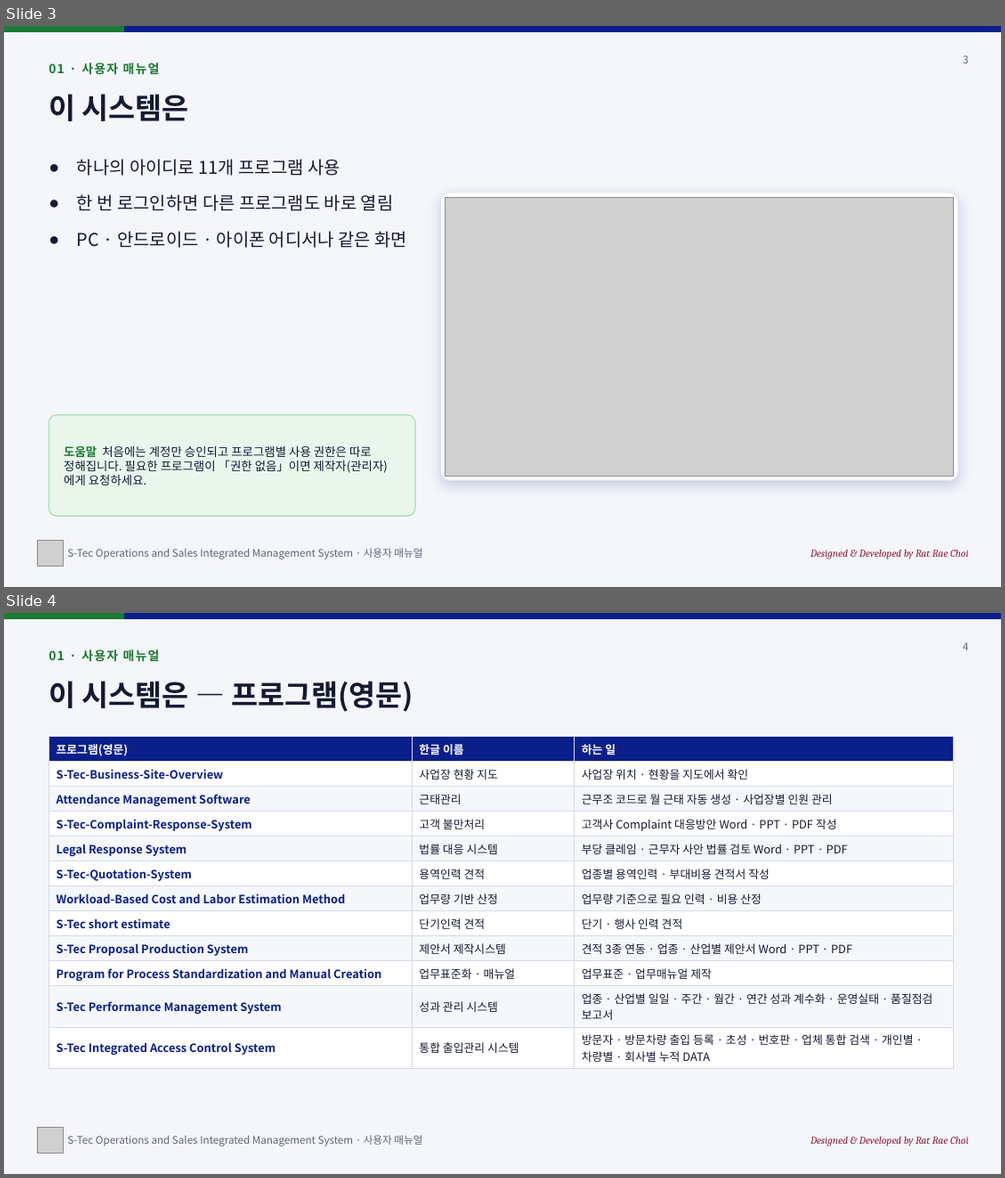
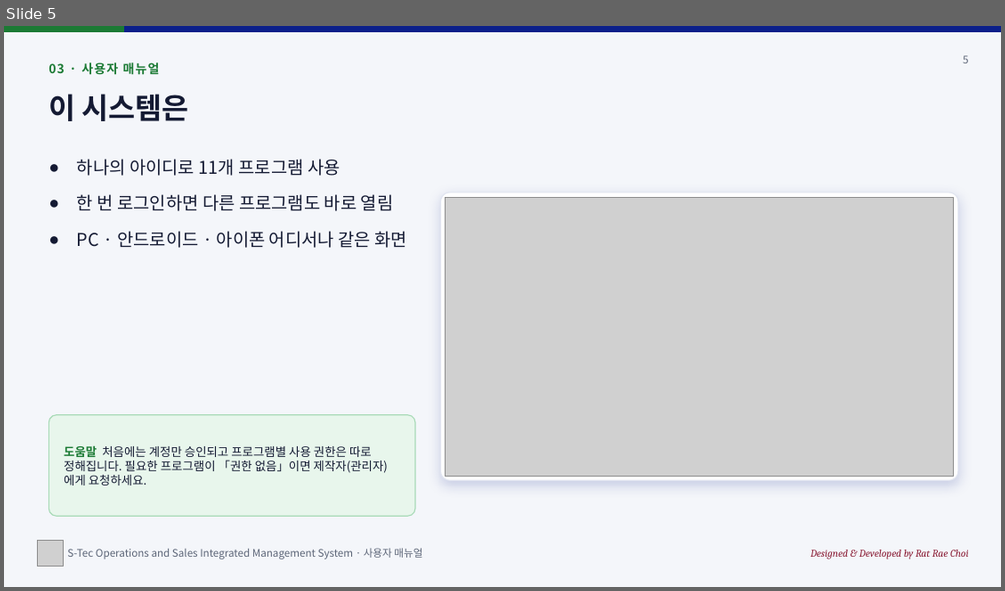
Before and after one commit to sadness500-boop/S-Tec-Operations-and-Sales-Integrated-Management-System, a slide deck: manuals/stec-user-manual.pptx. Shown one above the other, each under a label of ours: slides 3 and 4 before the commit, slide 5 after it. The pictures are 1005x1178 and 1005x591 pixels, drawn with LibreOffice and Linux fonts; fonts in the diff are those of the drawing; grey boxes stand for pictures. Boxes give left, top, right and bottom in pixels: in the first picture for what was removed or moved away, otherwise in the second. Text is boxed around its words. In the diff, an @@ line names an element or a change of style, - is before the commit and + after.

```diff
--- a/manuals/stec-user-manual.pptx
+++ b/manuals/stec-user-manual.pptx
@@ slide 4 removed at (4,613,1001,1174), background #F4F6FA @@
@@ rectangle removed at (4,613,1001,619) @@
@@ rectangle removed at (4,613,123,619) @@
@@ text removed at (48,649,160,662) @@
-01 · 사용자 매뉴얼
@@ text removed at (963,642,968,650) @@
-4
@@ text removed at (48,681,413,712) @@
-이 시스템은 — 프로그램(영문)
@@ table removed at (48,737,954,1065), 12 rows, 3 columns @@
-프로그램(영문) | 한글 이름 | 하는 일
-S-Tec-Business-Site-Overview | 사업장 현황 지도 | 사업장 위치 · 현황을 지도에서 확인
-Attendance Management Software | 근태관리 | 근무조 코드로 월 근태 자동 생성 · 사업장별 인원 관리
-S-Tec-Complaint-Response-System | 고객 불만처리 | 고객사 Complaint 대응방안 Word · PPT · PDF 작성
-Legal Response System | 법률 대응 시스템 | 부당 클레임 · 근무자 사안 법률 검토 Word · PPT · PDF
-S-Tec-Quotation-System | 용역인력 견적 | 업종별 용역인력 · 부대비용 견적서 작성
-Workload-Based Cost and Labor Estimation Method | 업무량 기반 산정 | 업무량 기준으로 필요 인력 · 비용 산정
-S-Tec short estimate | 단기인력 견적 | 단기 · 행사 인력 견적
-S-Tec Proposal Production System | 제안서 제작시스템 | 견적 3종 연동 · 업종 · 산업별 제안서 Word · PPT · PDF
-Program for Process Standardization and Manual Creation | 업무표준화 · 매뉴얼 | 업무표준 · 업무매뉴얼 제작
-S-Tec Performance Management System | 성과 관리 시스템 | 업종 · 산업별 일일 · 주간 · 월간 · 연간 성과 계수화 · 운영실태 · 품질점검 보고서
-S-Tec Integrated Access Control System | 통합 출입관리 시스템 | 방문자 · 방문차량 출입 등록 · 초성 · 번호판 · 업체 통합 검색 · 개인별 · 차량별 · 회사별 누적 DATA
@@ picture removed at (38,1127,63,1153) @@
@@ text removed at (67,1135,422,1146) @@
-S-Tec Operations and Sales Integrated Management System · 사용자 매뉴얼
@@ text removed at (810,1136,969,1146) @@
-Designed & Developed by Rat Rae Choi
@@ what was slide 3 is now slide 5 @@
@@ slide 5 changed as well @@
@@ text at (48,62,160,75): text changed @@
-01 · 사용자 매뉴얼
+03 · 사용자 매뉴얼
@@ text at (963,55,968,63): text changed @@
-3
+5
```
Also in this commit, not shown: 13 other slides changed, 4 other slides removed, 11 other files.
